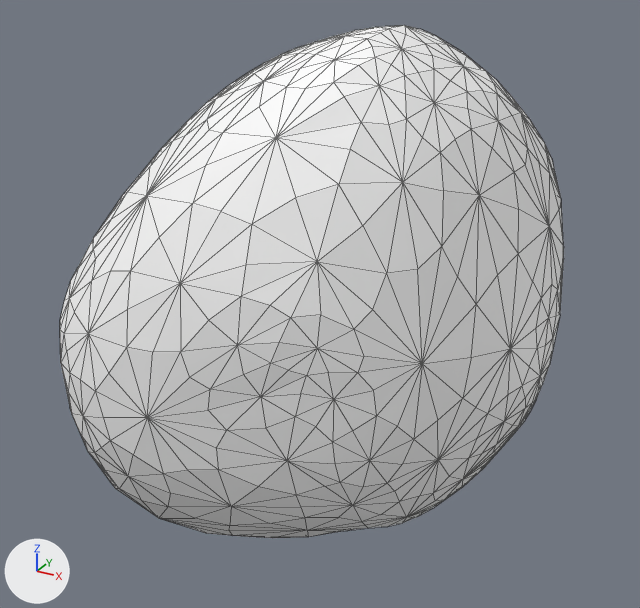
Before and after pictures for a commit that changed the glTF model public/assets/hra-v1/male/testis-r.lod0.glb.
Both versions are drawn from a 50 mm camera at (0.0242, -0.0414, 0.0208) aimed at (0.0011, 0.0005, -0.0002). The lights are fixed; the arrows at lower left show +X, +Y and +Z. The first picture is the older version. Mesh edges are drawn as thin lines.

The scene before the commit, as lines of its bpy script (objects in view):
```python
me_testis_r = bpy.data.meshes.new('testis-r')
me_testis_r.from_pydata(...)  # 680 vertices, 1356 faces; spans x -0.89..0.89, y -0.74..0.74, z -1.0..1.0
me_testis_r.materials.append(mat_testis_r)  # white #ffffff
ob_testis_r = bpy.data.objects.new('testis-r', me_testis_r)
ob_testis_r.location = (0.0, 0.0, 0.0)
ob_testis_r.scale = (0.016, 0.016, 0.016)
```
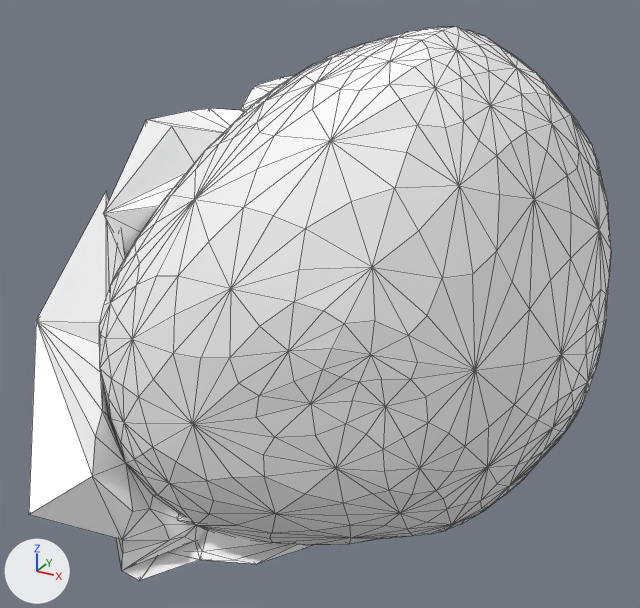
The edits, one by one:
me_testis_r is used by ob_testis_r; location (0.0, 0.0, 0.0); scale (0.016, 0.016, 0.016).
me_testis_r had 680 vertices, 1356 faces and spanned x -0.89..0.89, y -0.74..0.74, z -1.0..1.0.
me_testis_r now has 680 vertices, 1356 faces and spans x -1.0..1.0, y -0.84..0.84, z -0.96..0.96.
me_testis_r part 1: 680 of 680 vertices moved; they spanned x -0.89..0.89, y -0.74..0.74, z -1.0..1.0 and now span x -1.0..1.0, y -0.84..0.84, z -0.96..0.96; mean shift (0.12, -0.01, 0.04).
Object 'testis-r' (ob_testis_r) is rescaled from (0.016, 0.016, 0.016) to (0.0167, 0.0167, 0.0167).

Where the change shows, as pixel boxes [x1, y1, x2, y2] in the pictures (640 x 608 px):
'testis-r', reshaped, rescaled (15% wider, 8% taller)
    before: [60, 25, 564, 538]
    after: [29, 27, 611, 580]
